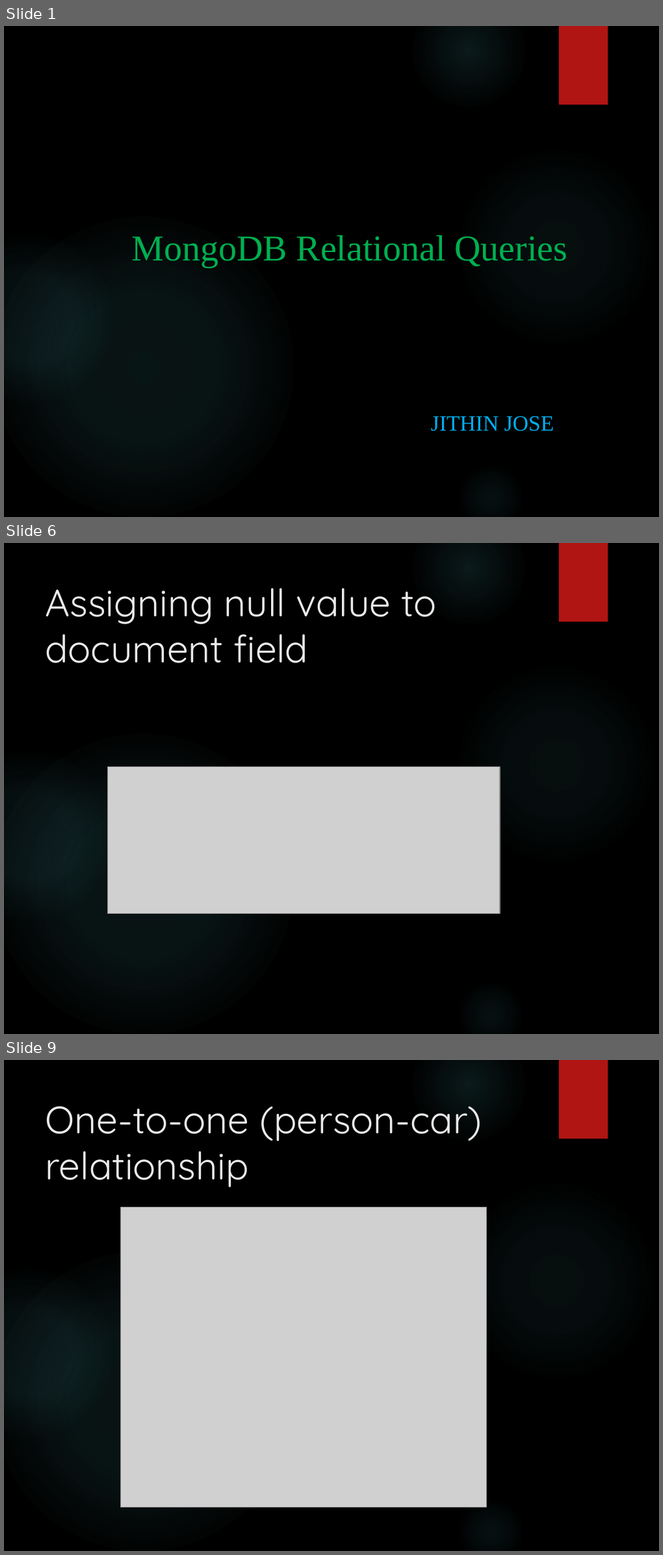
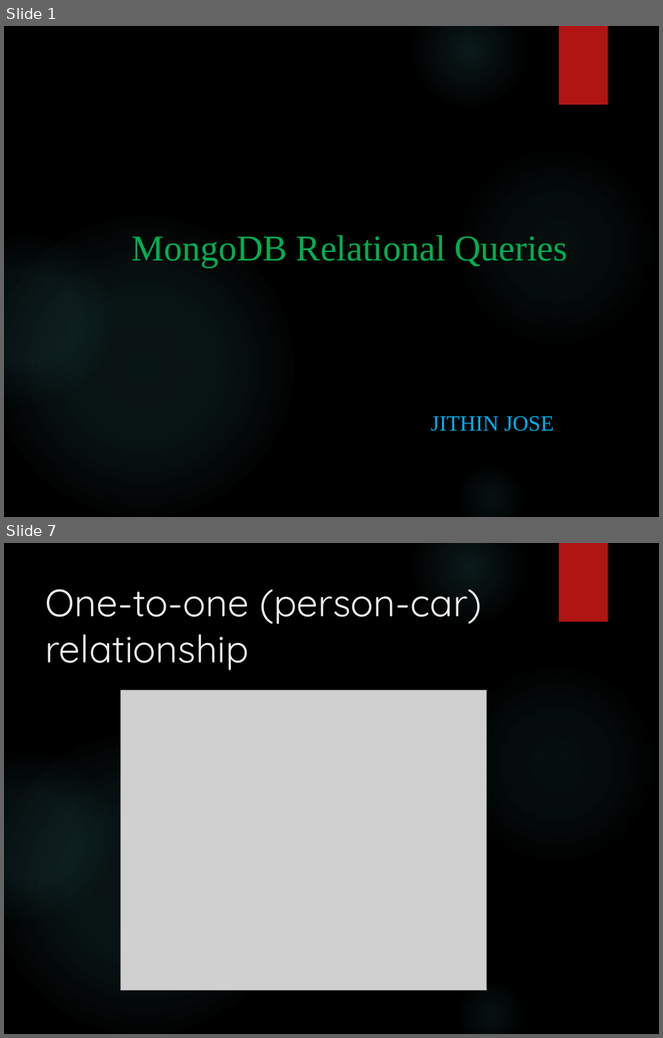
Before and after one commit to leg4822/ustdemo, a slide deck: MongoDB Relational Queries.pptx. Shown one above the other, each under a label of ours: slides 1, 6 and 9 before the commit, slides 1 and 7 after it; the slides between them are not shown. The pictures are 663x1555 and 663x1038 pixels, drawn with LibreOffice and Linux fonts; fonts in the diff are those of the drawing; grey boxes stand for pictures; background and template pictures are left out. Boxes give left, top, right and bottom in pixels: in the first picture for what was removed or moved away, otherwise in the second. Text is boxed around its words. In the diff, an @@ line names an element or a change of style, - is before the commit and + after.

```diff
--- a/MongoDB Relational Queries.pptx
+++ b/MongoDB Relational Queries.pptx
@@ slide 6 removed at (4, 543, 659, 1034), background picture (left out); not listed: 6 template elements that a slide beside it also shows @@
@@ title removed at (45, 588, 437, 663) @@
-Assigning null value to document field
@@ picture removed at (107, 767, 500, 914) @@
@@ what was slide 9 is now slide 7 @@
```
Also in this commit, not shown: 7 slides changed, 3 other slides removed, 1 other file.
